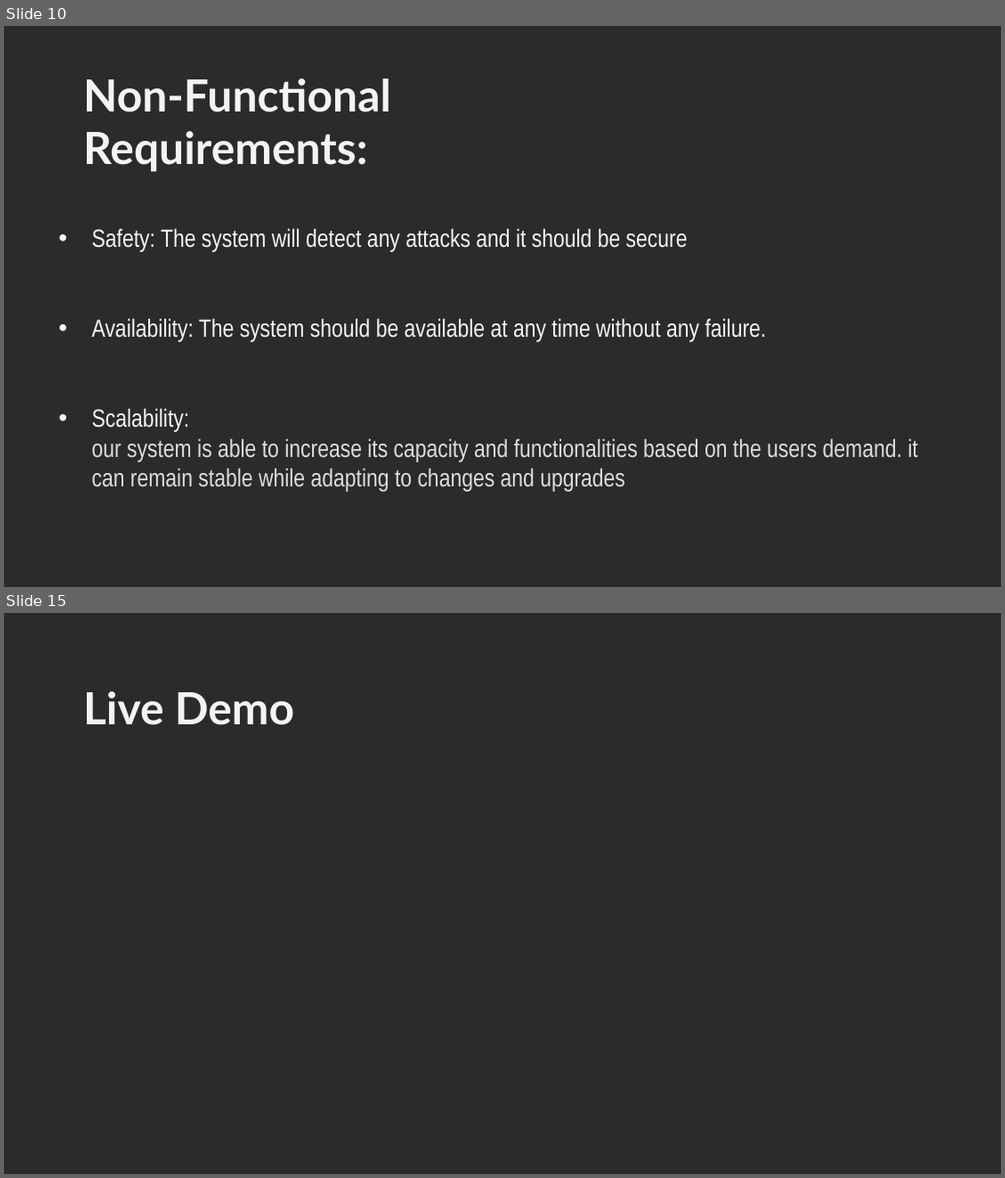
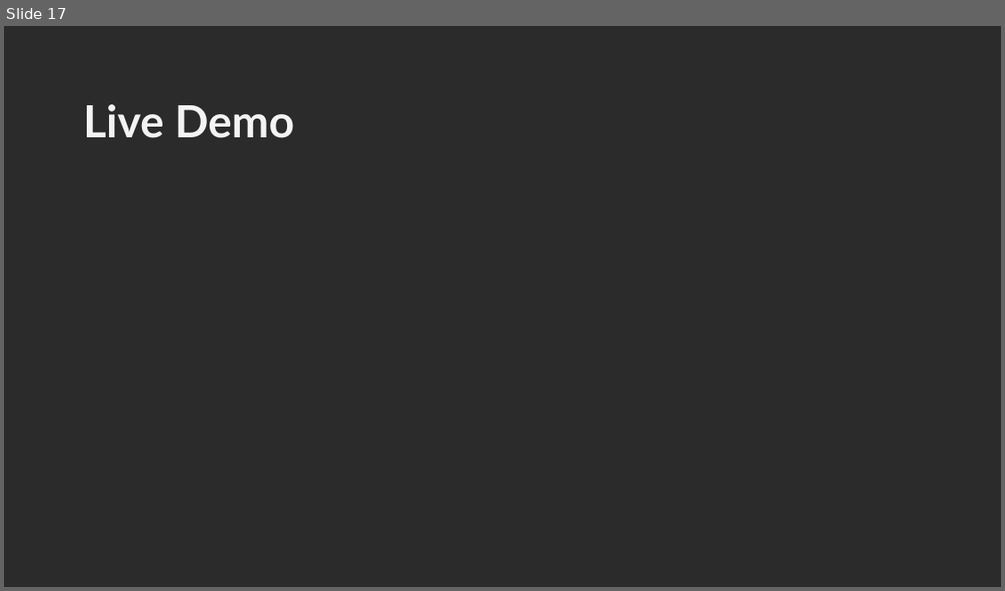
Before and after one commit to YoussifAssem/Genatac, a slide deck: E-Genetics/presentations/new presentation.pptx. Shown one above the other, each under a label of ours: slides 10 and 15 before the commit, slide 17 after it; the slides between them are not shown. The pictures are 1005x1178 and 1005x591 pixels, drawn with LibreOffice and Linux fonts; fonts in the diff are those of the drawing; background and template pictures are left out; a plain dark background stands for a picture behind light text. Boxes give left, top, right and bottom in pixels: in the first picture for what was removed or moved away, otherwise in the second. Text is boxed around its words. In the diff, an @@ line names an element or a change of style, - is before the commit and + after.

```diff
--- a/E-Genetics/presentations/new presentation.pptx
+++ b/E-Genetics/presentations/new presentation.pptx
@@ slide 10 removed at (x1=4, y1=26, x2=1001, y2=587), background picture (left out) @@
@@ text removed at (x1=83, y1=79, x2=391, y2=172) @@
-Non-Functional Requirements:
@@ text removed at (x1=92, y1=228, x2=917, y2=491) @@
-• Safety: The system will detect any attacks and it should be secure
-• Availability: The system should be available at any time without any failure.
-• Scalability:
-  our system is able to increase its capacity and functionalities based on the users demand. it can remain stable while adapting to changes and upgrades
@@ what was slide 15 is now slide 17 @@
```
Also in this commit, not shown: 7 slides changed, 5 slides added, 2 other slides removed.
